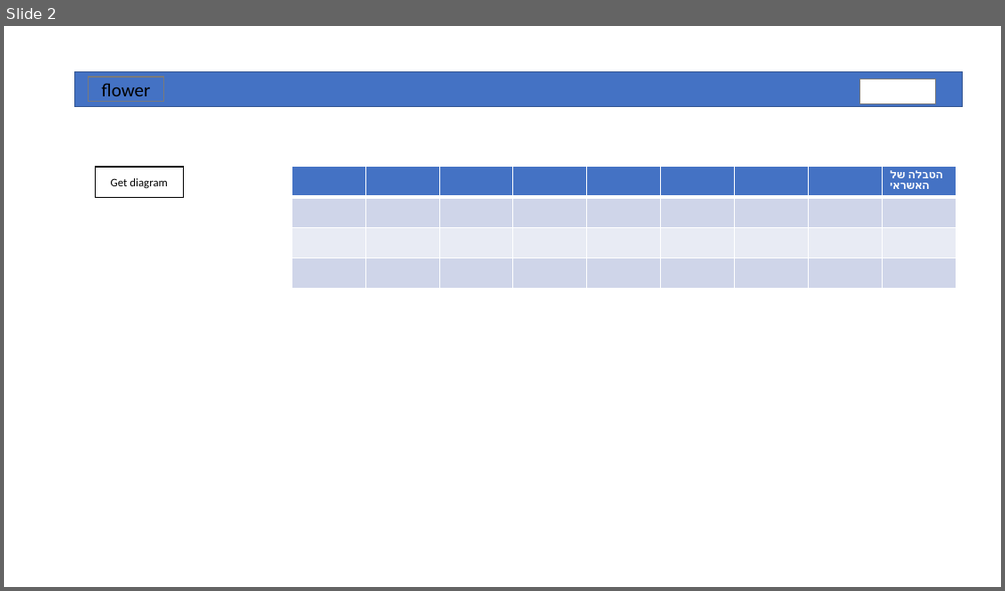
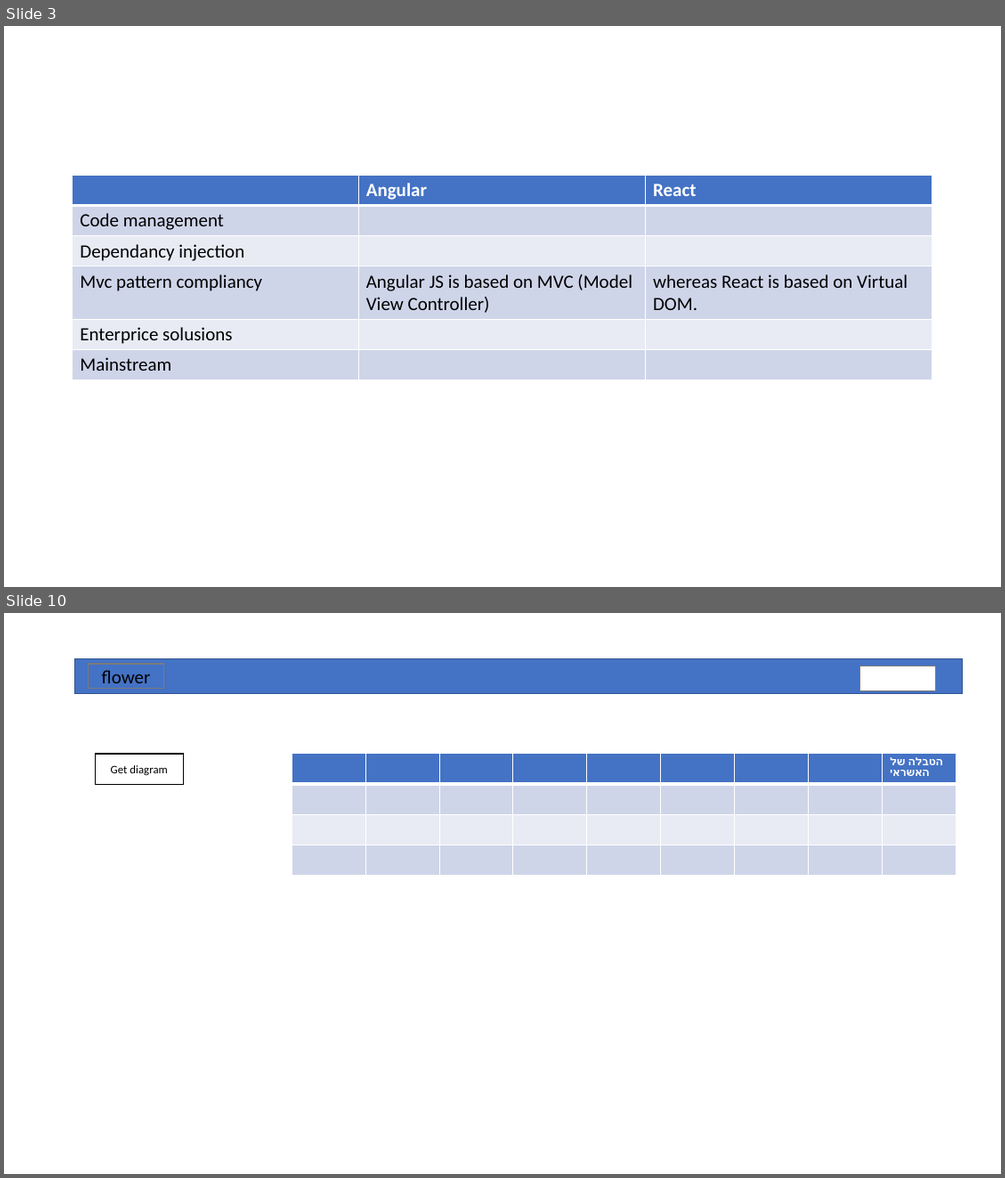
Before and after one commit to nizanf/Flower, a slide deck: src/assets/img/Presentation1.pptx. Shown one above the other, each under a label of ours: slide 2 before the commit, slides 3 and 10 after it; the slides between them are not shown. The pictures are 1005x591 and 1005x1178 pixels, drawn with LibreOffice and Linux fonts; fonts in the diff are those of the drawing; background and template pictures are left out. Boxes give left, top, right and bottom in pixels: in the first picture for what was removed or moved away, otherwise in the second. Text is boxed around its words. In the diff, an @@ line names an element or a change of style, - is before the commit and + after.

```diff
--- a/src/assets/img/Presentation1.pptx
+++ b/src/assets/img/Presentation1.pptx
@@ slide 3 added at [4,26,1001,587], background #FFFFFF @@
@@ table added at [73,176,933,379], 6 rows, 3 columns @@
+ | Angular | React
+Code management |  | 
+Dependancy injection |  | 
+Mvc pattern compliancy | Angular JS is based on MVC (Model View Controller) | whereas React is based on Virtual DOM.
+Enterprice solusions |  | 
+Mainstream |  | 
@@ what was slide 2 is now slide 10 @@
```
Also in this commit, not shown: 8 other slides added, 1 slide removed, 4 other files.
